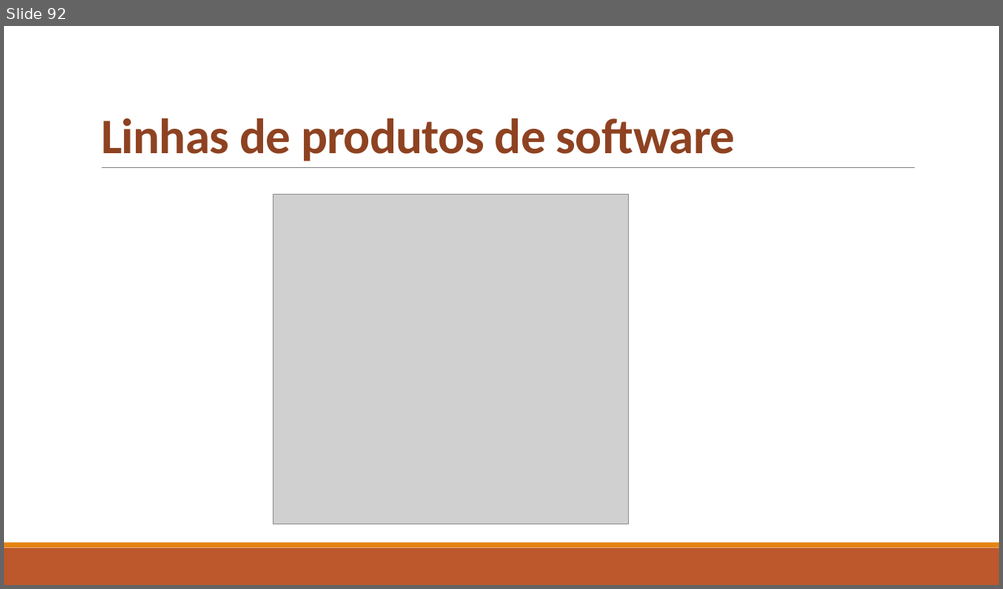
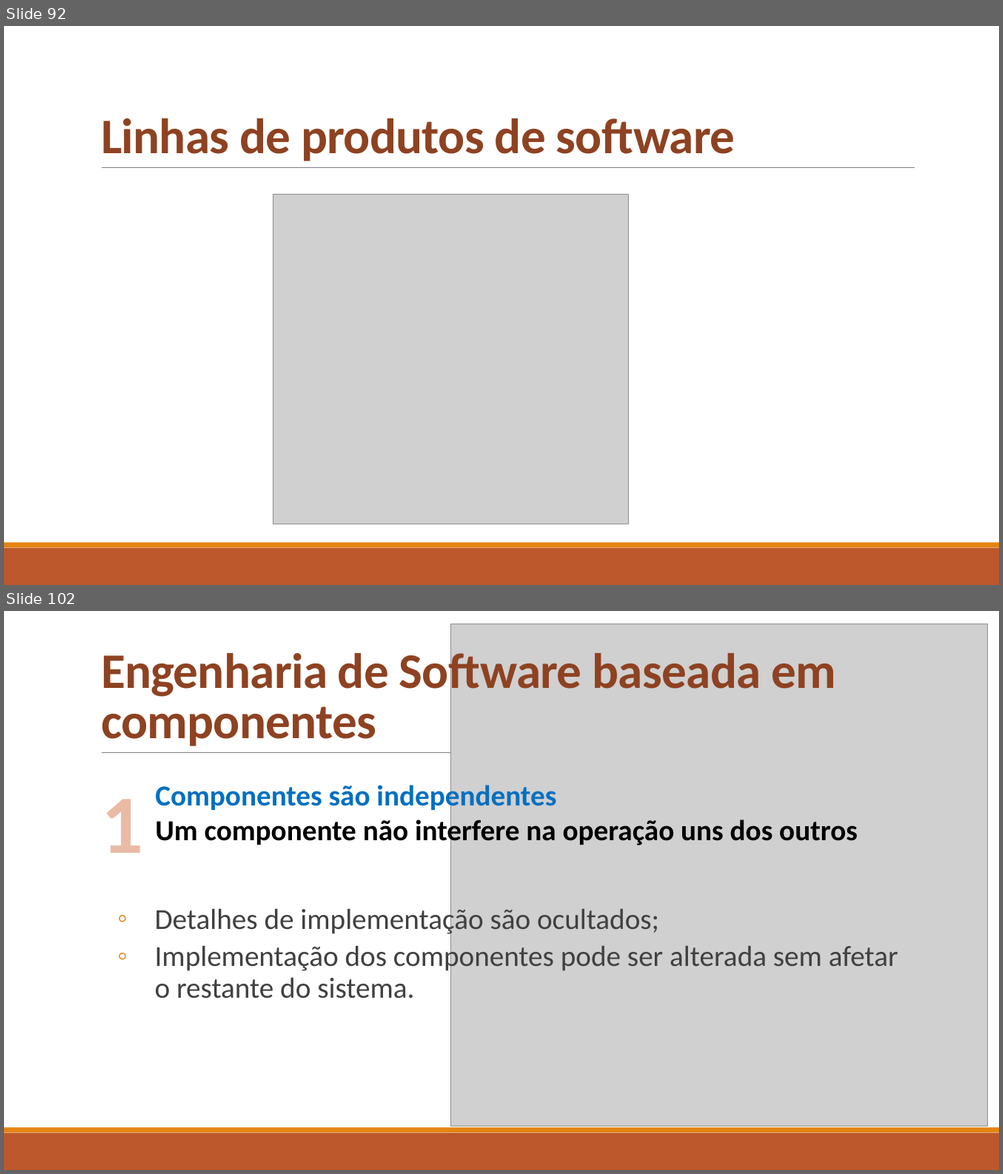
Before and after one commit to celsofurtado/reuso, a slide deck: Reuso de Software e Componentes.pptx. Shown one above the other, each under a label of ours: slide 92 before the commit, slides 92 and 102 after it; the slides between them are not shown. The pictures are 1003x589 and 1003x1174 pixels, drawn with LibreOffice and Linux fonts; fonts in the diff are those of the drawing; grey boxes stand for pictures. Boxes give left, top, right and bottom in pixels: in the first picture for what was removed or moved away, otherwise in the second. Text is boxed around its words. In the diff, an @@ line names an element or a change of style, - is before the commit and + after.

```diff
--- a/Reuso de Software e Componentes.pptx
+++ b/Reuso de Software e Componentes.pptx
@@ slide 102 added at (4, 611, 999, 1170), background #FFFFFF; not listed: 3 template elements that a slide beside it also shows @@
@@ picture added at (451, 624, 987, 1127) @@
@@ title added at (101, 647, 836, 746), 48 pt, text #8E4221, bold @@
+Engenharia de Software baseada em componentes
@@ text added at (155, 781, 857, 848), 28 pt, text #000000, bold @@
+Componentes são independentes
+Um componente não interfere na operação uns dos outros
@@ text added at (101, 799, 143, 853), 80 pt, text #EABAA5, bold @@
+1
@@ text added at (155, 905, 898, 999), 28 pt, text #404040 @@
+  ◦ Detalhes de implementação são ocultados;
+  ◦ Implementação dos componentes pode ser alterada sem afetar o restante do sistema.
```
Also in this commit, not shown: 11 other slides added.
